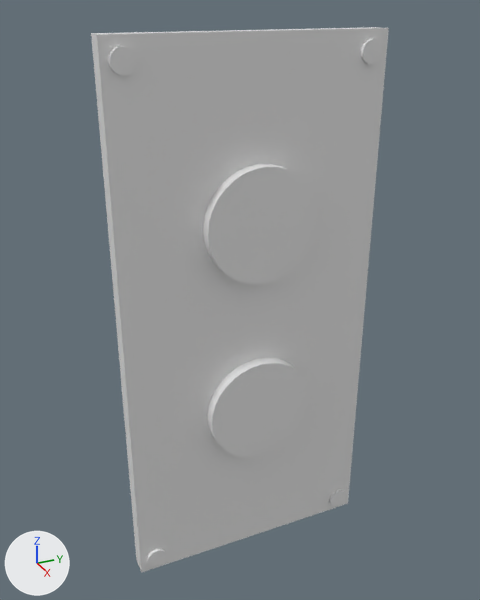
The FBX model The Peanut Game/Assets/Facility Models/Elevator Buttons.fbx, before and after one commit.
Camera for both pictures: a 50 mm lens placed at (2.61, -1.22, 3.38), pointed at (-0.04, -0.03, 2.05). The axes (+X, +Y, +Z) are drawn at lower left. The lights are the same throughout. Where no turn or scale is listed for an object, it has been applied to the vertices.
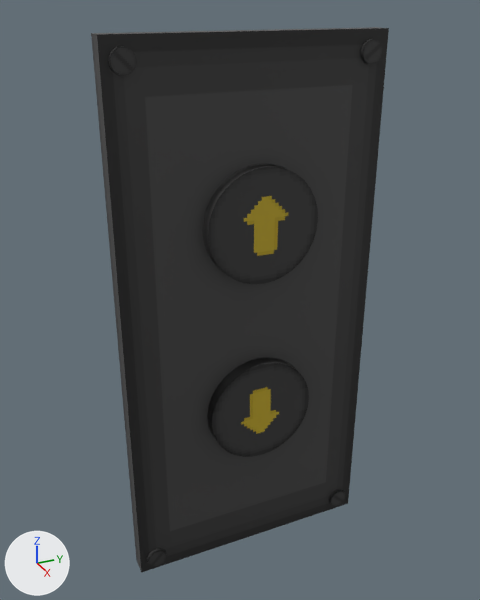
Location of each change, (x1, y1, x2, y2) in pixels of the pictures (480 x 600 px):
'Cube', recoloured (grey to black): (91, 27, 389, 573) in both
'Cylinder.004', recoloured (grey to black): (203, 164, 318, 284) in both
'Cylinder.005', recoloured (grey to black): (207, 357, 309, 457) in both
'Cylinder', recoloured (grey to black): (109, 46, 137, 76) in both
'Cylinder.002', recoloured (grey to black): (361, 39, 383, 64) in both
'Cylinder.001', recoloured (grey to black): (147, 549, 167, 567) in both

What changed in the scene script:
```text
Add img_test_screw_png:
    img_test_screw_png = load_image('Test Screw.png', 'Test Screw.png', 160, 160, 'sRGB')
Add img_test_button__1__png:
    img_test_button__1__png = load_image('Test Button (1).png', 'Test Button (1).png', 320, 320, 'sRGB')
Add img_test_texture__2__png:
    img_test_texture__2__png = load_image('Test Texture (2).png', 'Test Texture (2).png', 320, 480, 'sRGB')
Add mat_screw:
    mat_screw = principled_material('Screw')
    mat_screw.texture = img_test_screw_png
Add mat_buttonup:
    mat_buttonup = principled_material('ButtonUp')
    mat_buttonup.texture = img_test_button__1__png
Add mat_test:
    mat_test = principled_material('Test')
    mat_test.texture = img_test_texture__2__png
Change me_cylinder:
    where me_cylinder.from_pydata(...)  # 64 vertices, 34 faces; spans x -0.01..0.01, y -0.0509..0.0509, z -0.0509..0.0509
    add me_cylinder.materials.append(mat_screw)  # picture img_test_screw_png
Change me_cylinder_008:
    where me_cylinder_008.from_pydata(...)  # 64 vertices, 34 faces; spans x -0.053..0.053, y -0.268..0.268, z -0.268..0.268
    add me_cylinder_008.materials.append(mat_buttonup)  # picture img_test_button__1__png
Change me_cylinder_005:
    where me_cylinder_005.from_pydata(...)  # 64 vertices, 34 faces; spans x -0.01..0.01, y -0.0509..0.0509, z -0.0509..0.0509
    add me_cylinder_005.materials.append(mat_screw)  # picture img_test_screw_png
Change me_cube:
    where me_cube.from_pydata(...)  # 8 vertices, 6 faces; spans x -0.05..0.05, y -0.63..0.63, z -1.31..1.31
    remove me_cube.materials.append(mat_material)  # white #e7e7e7
    add me_cube.materials.append(mat_test)  # picture img_test_texture__2__png
Change me_cylinder_006:
    where me_cylinder_006.from_pydata(...)  # 64 vertices, 34 faces; spans x -0.01..0.01, y -0.0509..0.0509, z -0.0509..0.0509
    add me_cylinder_006.materials.append(mat_screw)  # picture img_test_screw_png
Change me_cylinder_004:
    where me_cylinder_004.from_pydata(...)  # 64 vertices, 34 faces; spans x -0.053..0.053, y -0.268..0.268, z -0.268..0.268
    add me_cylinder_004.materials.append(mat_buttonup)  # picture img_test_button__1__png
```
